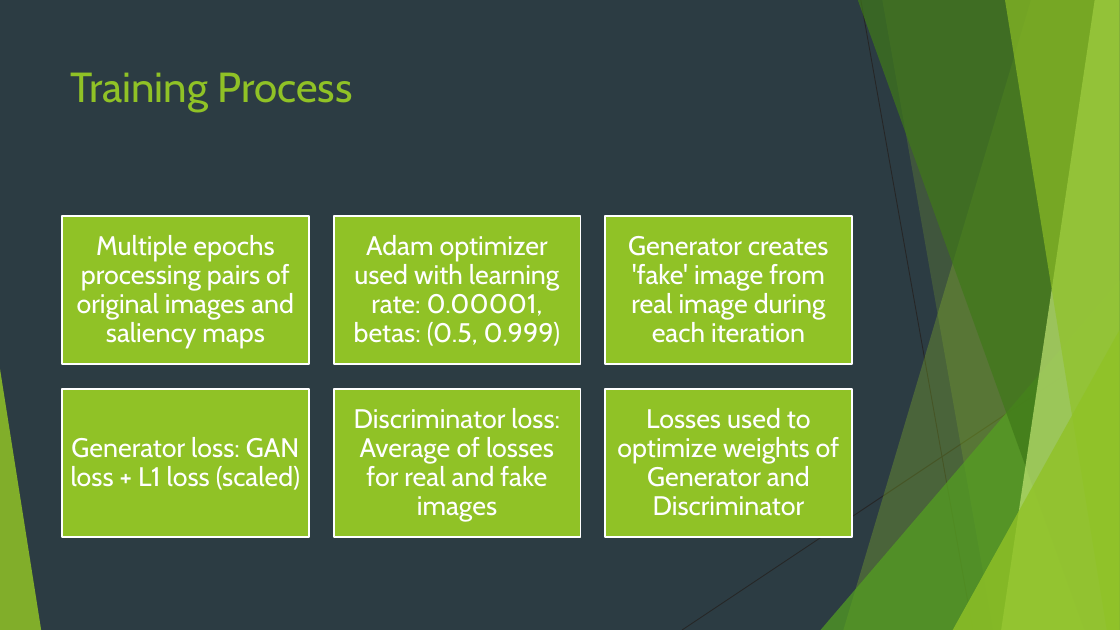
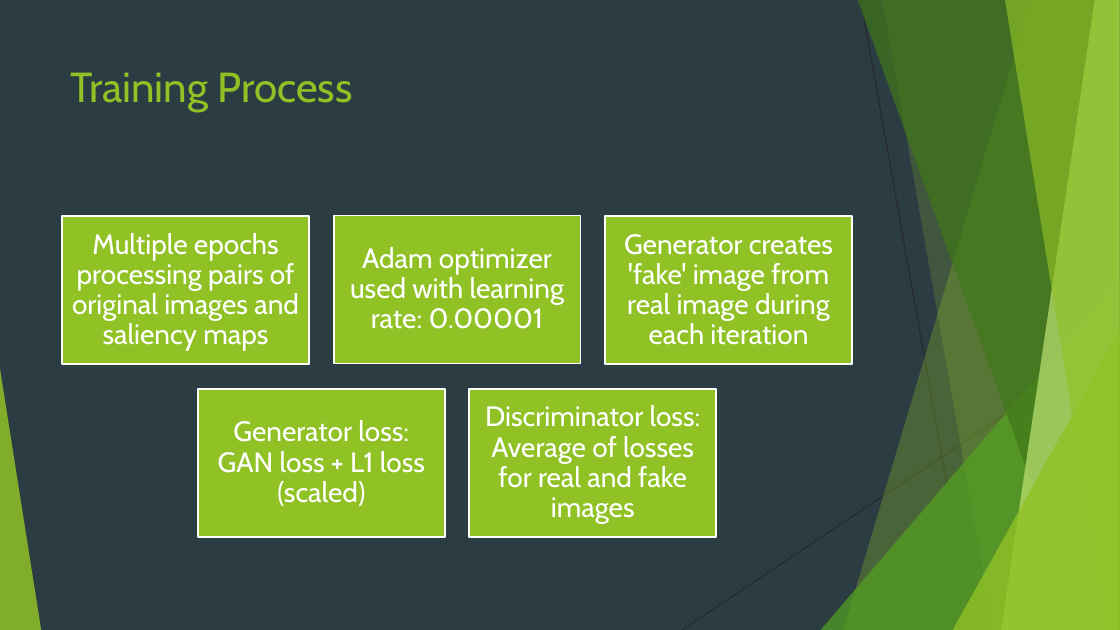
Before and after one commit to KonstantinosChaldaiopoulos/DeepLearningPix2Pix, a slide deck: slide 12 of presentation.pptx. Drawn at 1120x630 pixels with LibreOffice and Linux fonts; fonts in the diff are those of the drawing. Boxes give left, top, right and bottom in pixels: in the first picture for what was removed or moved away, otherwise in the second. Text is boxed around its words. In the diff, an @@ line names an element or a change of style, - is before the commit and + after.

```diff
--- a/presentation.pptx
+++ b/presentation.pptx
@@ text at <box>350,247,564,329</box>: text changed; size 23 to 24 pt @@
-Adam optimizer used with learning rate: 0.00001, betas: (0.5, 0.999)
+Adam optimizer used with learning rate: 0.00001
@@ rectangle removed at <box>62,389,309,537</box> @@
@@ size 23 to 24 pt in 4 elements at <box>72,233,299,351</box>, <box>624,234,833,345</box>, <box>485,405,701,524</box>, <box>218,420,425,506</box> @@
@@ text "Generator loss: GAN loss + ...": place and size @@
-text "Generator loss: GAN loss + ..." at <box>71,437,300,490</box>
+text "Generator loss: GAN loss + ..." at <box>218,420,425,506</box>
@@ rectangle: place and size @@
-rectangle at <box>334,389,581,537</box>
+rectangle at <box>198,389,445,537</box>
@@ text "Discriminator loss: Average of losses ...": place and size @@
-text "Discriminator loss: Average of losses ..." at <box>354,408,560,521</box>
+text "Discriminator loss: Average of losses ..." at <box>485,405,701,524</box>
@@ rectangle: place and size @@
-rectangle at <box>605,389,852,537</box>
+rectangle at <box>470,389,717,537</box>
@@ text removed at <box>617,408,840,516</box> @@
-Losses used to optimize weights of Generator and Discriminator
```
Also in this commit, not shown: 1 other slide changed.
